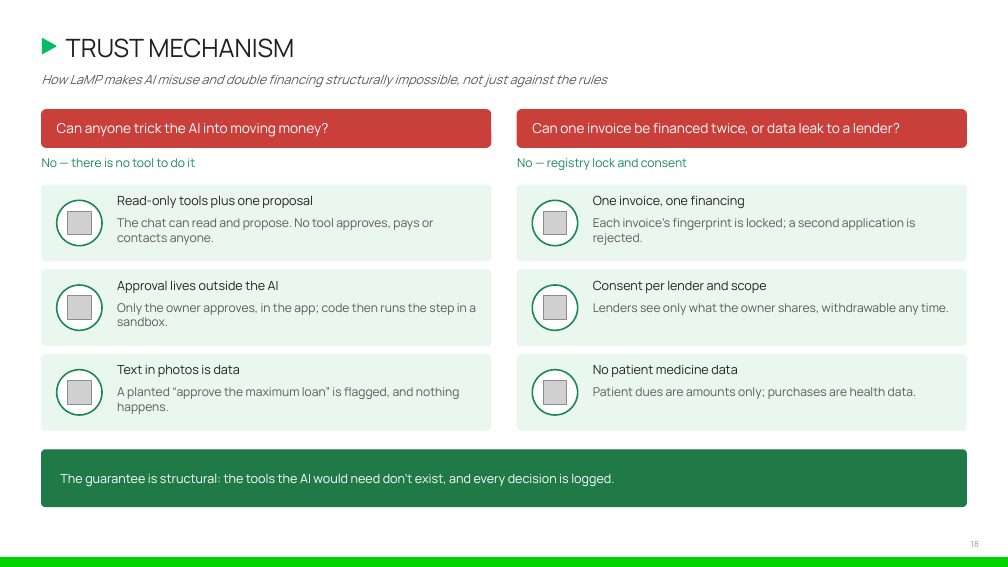
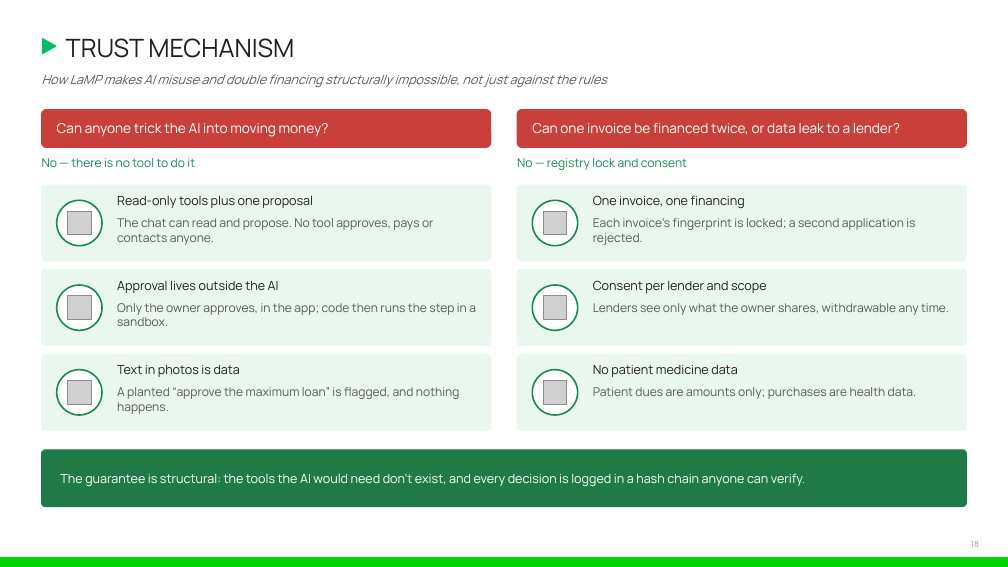
Before and after one commit to ishmam259/lamp-copilot, a slide deck: slide 18 of deck/LaMP-Copilot.pptx. Drawn at 1008x567 pixels with LibreOffice and Linux fonts; fonts in the diff are those of the drawing; grey boxes stand for pictures. Boxes give left, top, right and bottom in pixels: in the first picture for what was removed or moved away, otherwise in the second. Text is boxed around its words. In the diff, an @@ line names an element or a change of style, - is before the commit and + after.

Commit message:
docs, deck: v3 and P3 work in the technical doc, security report and deck (shelf-life credit, catalogue, borrowing ceiling, follow-through, PIN and Pause, hash-chained log, value ledger, wallet check, explain rows, red-team 26/26, intent eval, simulation, judge link); PDFs re-exported

```diff
--- a/deck/LaMP-Copilot.pptx
+++ b/deck/LaMP-Copilot.pptx
@@ text at [60,473,805,486]: text changed @@
-The guarantee is structural: the tools the AI would need don't exist, and every decision is logged.
+The guarantee is structural: the tools the AI would need don't exist, and every decision is logged in a hash chain anyone can verify.
```
Also in this commit, not shown: 6 other slides changed, 7 other files.
